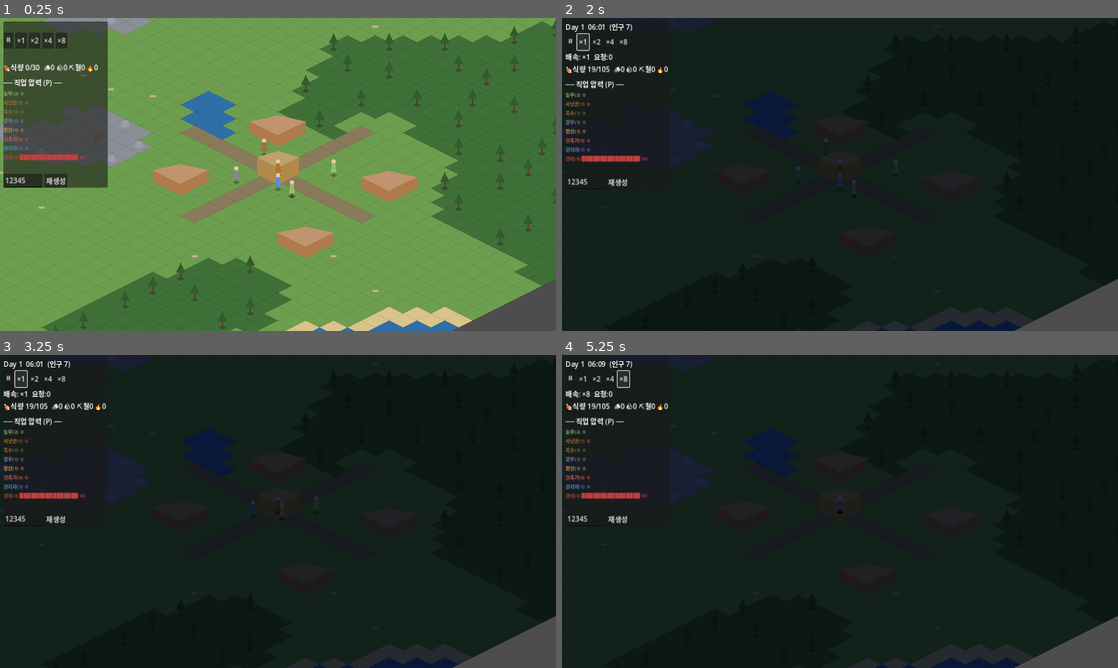
Above: before the commit, frames 1-4 (two rows, left to right).
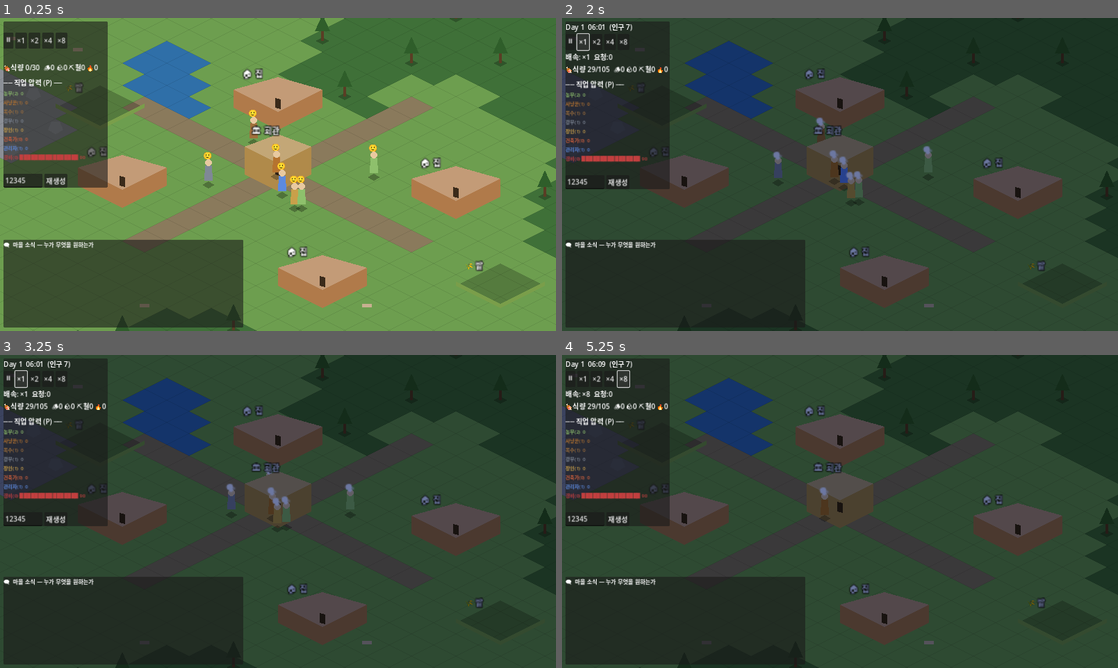
Above: after the commit, the same moments.

Repository: Qirick777/villages
Game: Godot game, scene res://world/main.tscn
Same seed, same stepped clock (60 frames per second), same inputs: the game is played once before the commit and once after it.
Inputs:
- Up to frame 1 (0.25 s): no input
- Up to frame 2 (2 s): click "⏸" at 0.5 s; click "×1" at 1.25 s
- Up to frame 3 (3.25 s): click "⏸" at 2 s; click "×1" at 2.75 s
- Up to frame 4 (5.25 s): click "×2" at 3.5 s; click "×4" at 4.25 s; click "×8" at 5 s

The runs differ from the first frame. In frame 1, 52% of the frame differs, in the area x 0-100%, y 0-100%; in frame 2, 75%; in frame 3, 75%; in frame 4, 75%.
Error after the commit: Invalid access to property or key 'regenerate_requested' on a base object of type 'Nil'. (res://world/main.gd:42)

Commit message:
Make the village feel alive: smooth movement, status, chat log, fixes
주요 개선:
- 이동을 0.5초 틱 → 매 프레임 보간(move_toward)으로 변경. 순간이동 제거,
  걷기 상하 흔들림·정지 시 호흡 애니메이션 추가.
- 겹침 방지: 주민마다 개인 오프셋(_jitter). 집회/휴식엔 기준점 주변을
  서성이며 무리를 형성(연출용 별도 RNG로 시뮬 결정론 보존).
- 주민 머리 위 상시 상태 아이콘(🌾🏹⛏🔨🍽💤🗣 등)으로 "지금 뭘 하는지" 표시.
- 필요 발생 시 생각 말풍선(💬도구/밭) 표시.
- HUD에 '마을 소식' 채팅 로그 추가: 누가 무엇을 요청/충족했는지, 임명·전직·
  출생·사망을 실시간 스크롤 표시.
- 건물 이름표(🏛회관/🏠집/🌾밭)·문·진행률(%)로 가시성 강화, 카메라 줌 인,
  밤을 덜 어둡게.
- 한글·이모지 렌더링: SystemFont를 ThemeDB 전역 폴백으로 지정(기본 내장
  폰트는 라틴 전용이라 □로 깨짐).

번식 미작동 근본 원인 수정:
- 초기 농부 2명에게 담당 밭이 없어 야생 채집(2FU)만 → 생산 11 vs 소비 21,
  하루 -10 적자로 식량 고갈·잉여 미형성이 원인이었음. 초기 밭 2구획을
  건설 완료 상태로 배치하고 농부에게 배정 → +흑자 전환. 시작 식량 40,
  커플 게이지 34/일로 조정해 인구 성장이 가시적으로 진행되게 함.

Co-Authored-By: Claude Opus 4.8 <noreply@anthropic.com>
Claude-Session: https://claude.ai/code/session_01XugdaEbMnMEntRSeiQrdoU

Diff:
--- a/autoload/game_clock.gd
+++ b/autoload/game_clock.gd
@@ -86,6 +86,9 @@
 func set_speed(s: int) -> void:
 	speed = clampi(s, 0, Speed.X8)
 
+func speed_mult() -> float:
+	return SPEED_MULT[speed]
+
 func time_string() -> String:
 	return "Day %d  %02d:%02d" % [day, minute / 60, minute % 60]
 
--- a/autoload/village.gd
+++ b/autoload/village.gd
@@ -53,6 +53,16 @@
 	var i := _next_villager_id
 	_next_villager_id += 1
 	return i
+
+func find(id: int):
+	for v in villagers:
+		if v.vid == id:
+			return v
+	return null
+
+func name_of(id: int) -> String:
+	var v = find(id)
+	return ("%s %s" % [v.family_name, v.vname]) if v else "누군가"
 
 # ── 인구 ────────────────────────────────────────────────
 func population() -> int:
--- a/data/defs.gd
+++ b/data/defs.gd
@@ -59,7 +59,7 @@
 # ─────────────────────────────────────────────────────────────
 const ADULT_FU_PER_DAY: float = 3.0
 const CHILD_FU_PER_DAY: float = 1.5
-const START_FOOD_FU: float = 30.0
+const START_FOOD_FU: float = 40.0
 const STORE_DAYS: int = 5                   # 비축 상한 = 인구×3×5
 const SPOILAGE_RATE: float = 0.10           # 자정 초과분 부패
 
@@ -139,9 +139,9 @@
 }
 
 # 번식 (§8.1)
-const COUPLE_GAUGE_PER_DAY: float = 25.0
+const COUPLE_GAUGE_PER_DAY: float = 34.0
 const PREGNANCY_DAYS: int = 2
-const REPRODUCE_COOLDOWN_DAYS: int = 6
+const REPRODUCE_COOLDOWN_DAYS: int = 5
 
 # 맨손 효율 (§0 원칙1)
 const BAREHAND_EFF: float = 0.25
--- a/sim/villager.gd
+++ b/sim/villager.gd
@@ -40,20 +40,32 @@
 # ── 이동 ──
 var cell: Vector2i = Vector2i.ZERO
 var _target_world: Vector2 = Vector2.ZERO
-var _move_speed: float = 80.0
+var _move_speed: float = 46.0
 var _work_cell: Vector2i = Vector2i.ZERO
 var _farm_requested: bool = false
+var _anchor_cell: Vector2i = Vector2i.ZERO   # 배회 기준점(회관/집/작업지)
+var _jitter: Vector2 = Vector2.ZERO          # 겹침 방지 개인 오프셋
+var _wander_t: float = 0.0
+var _anim_t: float = 0.0
+var _walking: bool = false
+var _action: StringName = &""                # 현재 행동(아이콘 표시)
+# 연출용 RNG — 렌더 틱에서 랜덤을 뽑아도 시뮬 결정론(RNGService)을 오염시키지 않음
+var _fx := RandomNumberGenerator.new()
 
 # ── 시각 ──
 var _body: Polygon2D
 var _shadow: Polygon2D
 var _bubble: Label
+var _status: Label
 
 const WORK_MINUTES := 570.0
 
 func _ready() -> void:
+	_fx.seed = vid * 2654435761
+	_jitter = Vector2(_fx.randf_range(-13, 13), _fx.randf_range(-7, 7))
+	_anchor_cell = cell
 	_build_visual()
-	position = Iso.cell_to_world(cell)
+	position = Iso.cell_to_world(cell) + _jitter
 	_target_world = position
 	GameClock.tick.connect(_on_tick)
 	GameClock.phase_changed.connect(_on_phase)
@@ -99,47 +111,78 @@
 func fu_need() -> float:
 	return Defs.fu_consumption(int(age_days))
 
-# ── 틱 (이동 + 작업) ──
+# ── 틱: 작업 생산만 (이동은 _process에서 프레임 보간) ──
 func _on_tick(_day: int, _minute: int) -> void:
-	_update_move()
 	var phase := GameClock.phase
 	if phase == &"WORK_AM" or phase == &"WORK_PM":
 		if is_worker():
 			_work_tick()
 
-func _update_move() -> void:
-	var to := _target_world - position
-	var d := to.length()
-	if d > 1.0:
-		var step: float = _move_speed * Defs.TICK_SECONDS
-		if step >= d:
-			position = _target_world
+# ── 프레임 보간 이동 + 배회 + 걷기 애니메이션 ──
+func _process(delta: float) -> void:
+	var mult := GameClock.speed_mult()
+	if mult <= 0.0:
+		return
+	_anim_t += delta
+	# 사교 시간(집회/휴식)엔 기준점 주변을 서성이며 무리 형성
+	if _is_social_phase():
+		_wander_t -= delta * mult
+		if _wander_t <= 0.0:
+			_wander_t = _fx.randf_range(0.9, 2.4)
+			var r := _fx.randf_range(6.0, 30.0)
+			var a := _fx.randf_range(0.0, TAU)
+			_target_world = Iso.cell_to_world(_anchor_cell) + Vector2(cos(a) * r, sin(a) * r * 0.55)
+			_set_action(&"🗣")
+
+	var mv := _move_speed * delta * clampf(mult, 1.0, 4.0)
+	var dist := position.distance_to(_target_world)
+	_walking = dist > 2.0
+	if _walking:
+		position = position.move_toward(_target_world, mv)
+		cell = Iso.world_to_cell(position)
+
+	# 걷기 상하 흔들림(살아있는 느낌) + 정지 시 미세 호흡
+	if _body:
+		if _walking:
+			_body.position.y = -abs(sin(_anim_t * 12.0)) * 2.2
 		else:
-			position += to / d * step
-		# Y-sort 갱신
-		var c := Iso.world_to_cell(position)
-		if c != cell:
-			cell = c
-	if _bubble and _bubble.visible:
-		_bubble.position = Vector2(-12, -46)
+			_body.position.y = sin(_anim_t * 2.0) * 0.6
 
 func _move_to(target_cell: Vector2i) -> void:
 	_work_cell = target_cell
-	_target_world = Iso.cell_to_world(target_cell)
+	_target_world = Iso.cell_to_world(target_cell) + _jitter
+
+func _is_social_phase() -> bool:
+	var p := GameClock.phase
+	return p == &"MEETING_AM" or p == &"MEETING_NOON" or p == &"REST"
 
 # ── 페이즈 전이 ──
 func _on_phase(phase: StringName) -> void:
 	match phase:
 		&"WAKE", &"MEETING_AM", &"MEETING_NOON":
+			_anchor_cell = Village.hall_cell
 			_move_to(Village.hall_cell)
 			if phase == &"MEETING_AM" or phase == &"MEETING_NOON":
+				_set_action(&"🍽")
 				_attend_meeting()
+			else:
+				_set_action(&"🚶")
 		&"WORK_AM", &"WORK_PM":
 			if is_worker():
 				_pick_work_site()
-		&"REST", &"SLEEP":
+			else:
+				# 아동·청소년은 회관 주변 배회
+				_anchor_cell = Village.hall_cell
+				_set_action(_stage_icon())
+		&"REST":
+			if home:
+				_anchor_cell = home.center()
+				_move_to(home.center())
+			_set_action(&"🗣")
+		&"SLEEP":
 			if home:
 				_move_to(home.center())
+			_set_action(&"💤")
 
 # ── 집회: 식량 납품 + 요청 수령 ──
 func _attend_meeting() -> void:
@@ -157,26 +200,33 @@
 
 # ── 작업지 선택 ──
 func _pick_work_site() -> void:
+	_set_action(_job_icon())
 	match job:
 		Defs.JOB_CARPENTER:
 			var t := MapGen.nearest_resource(cell, MapGen.Res.TREE)
-			_move_to(t if t.x >= 0 else Village.hall_cell)
+			_goto_work(t if t.x >= 0 else Village.hall_cell)
 		Defs.JOB_MINER:
-			var rtype := MapGen.Res.STONE
-			var m := MapGen.nearest_resource(cell, rtype)
-			_move_to(m if m.x >= 0 else Village.hall_cell)
+			var m := MapGen.nearest_resource(cell, MapGen.Res.STONE)
+			_goto_work(m if m.x >= 0 else Village.hall_cell)
 		Defs.JOB_HUNTER:
 			var a := MapGen.nearest_resource(cell, MapGen.Res.ANIMAL)
-			_move_to(a if a.x >= 0 else Village.hall_cell)
+			_goto_work(a if a.x >= 0 else Village.hall_cell)
 		Defs.JOB_FARMER:
 			var farm = Village.farm_for(vid)
 			if farm:
-				_move_to(farm.center())
+				_goto_work(farm.center())
 			else:
 				_ensure_farm_request()
-				_move_to(Village.hall_cell)
+				_goto_work(Village.hall_cell)
+		Defs.JOB_BUILDER:
+			var site = _find_build_site()
+			_goto_work(site.center() if site else Village.hall_cell)
 		_:
-			_move_to(Village.hall_cell)
+			_goto_work(Village.hall_cell)
+
+func _goto_work(target_cell: Vector2i) -> void:
+	_anchor_cell = target_cell
+	_move_to(target_cell)
 
 # ── 작업 틱: 직업별 생산 ──
 func _work_tick() -> void:
@@ -234,6 +284,7 @@
 	var chain_req = RequestBroker.post(tool, 1, vid, Defs.JOB_ARTISAN, pri)
 	# 재료 조달 체인 파생
 	RequestBroker.request_tool_materials(tool, vid, chain_req.chain_id)
+	_show_bubble(tool)
 	if not broken:
 		_preventive_posted = true
 
@@ -359,6 +410,7 @@
 		return
 	RequestBroker.post(&"밭건설", 1, vid, Defs.JOB_BUILDER, Defs.BONUS_FARMER_NOFIELD,
 		0, {"kind": "FARM"})
+	_show_bubble(&"밭 필요")
 	_farm_requested = true
 
 # ── 일일 갱신 (자정) — 코디네이터가 호출 ──
@@ -407,12 +459,21 @@
 	head.color = Color("#e8c9a0")
 	add_child(head)
 
+	# 상시 상태 아이콘 (머리 위) — "뭘 하는지" 표시
+	_status = Label.new()
+	_status.add_theme_font_size_override("font_size", 13)
+	_status.position = Vector2(-8, -46)
+	add_child(_status)
+
+	# 요청/대사 말풍선 (임시)
 	_bubble = Label.new()
-	_bubble.add_theme_font_size_override("font_size", 10)
-	_bubble.position = Vector2(-12, -46)
+	_bubble.add_theme_font_size_override("font_size", 11)
+	_bubble.add_theme_color_override("font_color", Color("#fff2c0"))
+	_bubble.position = Vector2(-10, -62)
 	_bubble.visible = false
 	add_child(_bubble)
 	_apply_scale()
+	_set_action(_stage_icon())
 
 func _apply_scale() -> void:
 	var s: float = Defs.SPRITE_SCALE.get(life_stage(), 1.0)
@@ -430,10 +491,32 @@
 		return
 	_bubble.text = "💬%s" % item
 	_bubble.visible = true
-	get_tree().create_timer(1.2).timeout.connect(func():
+	get_tree().create_timer(1.6).timeout.connect(func():
 		if is_instance_valid(_bubble):
 			_bubble.visible = false)
 
-func _process(_delta: float) -> void:
-	# Y-sort: z 기반 정렬은 부모 y_sort_enabled로 처리, 여기선 스케일만 주기 갱신
-	pass
+func _set_action(icon: StringName) -> void:
+	_action = icon
+	if _status:
+		_status.text = icon
+
+## 직업별 작업 아이콘
+func _job_icon() -> StringName:
+	match job:
+		Defs.JOB_FARMER: return &"🌾"
+		Defs.JOB_HUNTER: return &"🏹"
+		Defs.JOB_CARPENTER: return &"🪓"
+		Defs.JOB_MINER: return &"⛏"
+		Defs.JOB_ARTISAN: return &"🛠"
+		Defs.JOB_BUILDER: return &"🔨"
+		Defs.JOB_MANAGER: return &"📦"
+		Defs.JOB_GUARD: return &"🛡"
+		_: return &"🚶"
+
+## 생애 단계 아이콘 (비노동 연령)
+func _stage_icon() -> StringName:
+	match life_stage():
+		&"infant": return &"👶"
+		&"child": return &"🧒"
+		&"teen": return &"🧑"
+		_: return &"🙂"
--- a/ui/hud.gd
+++ b/ui/hud.gd
@@ -11,11 +11,21 @@
 var _seed_edit: LineEdit
 var _speed_label: Label
 
+var _log_rich: RichTextLabel
+var _log_lines: Array = []
+
 func _ready() -> void:
 	_build()
+	_build_log()
 	GameClock.minute_changed.connect(_on_minute)
 	Village.stock_changed.connect(_refresh_stock)
 	PressureBoard.pressure_updated.connect(_refresh_pressure)
+	RequestBroker.request_posted.connect(_on_req_posted)
+	RequestBroker.request_fulfilled.connect(_on_req_fulfilled)
+	PressureBoard.villager_appointed.connect(_on_appointed)
+	PressureBoard.villager_reassigned.connect(_on_reassigned)
+	Village.villager_born.connect(_on_born)
+	Village.villager_died.connect(_on_died)
 
 func _build() -> void:
 	var panel := PanelContainer.new()
@@ -69,6 +79,64 @@
 
 	_refresh_stock()
 
+# ── 요청/사건 로그 (채팅창) ──
+func _build_log() -> void:
+	var panel := PanelContainer.new()
+	add_child(panel)
+	panel.anchor_left = 0.0
+	panel.anchor_right = 0.0
+	panel.anchor_top = 1.0
+	panel.anchor_bottom = 1.0
+	panel.offset_left = 8
+	panel.offset_right = 560
+	panel.offset_top = -210
+	panel.offset_bottom = -8
+	var vb := VBoxContainer.new()
+	panel.add_child(vb)
+	var title := Label.new()
+	title.text = "🗨  마을 소식 — 누가 무엇을 원하는가"
+	title.add_theme_font_size_override("font_size", 13)
+	vb.add_child(title)
+	_log_rich = RichTextLabel.new()
+	_log_rich.bbcode_enabled = true
+	_log_rich.scroll_following = true
+	_log_rich.custom_minimum_size = Vector2(544, 168)
+	_log_rich.add_theme_font_size_override("normal_font_size", 12)
+	vb.add_child(_log_rich)
+
+func _log(line: String) -> void:
+	if not _log_rich:
+		return
+	_log_lines.append("[color=#777]D%d[/color] %s" % [GameClock.day, line])
+	if _log_lines.size() > 60:
+		_log_lines = _log_lines.slice(_log_lines.size() - 60)
+	_log_rich.text = "\n".join(_log_lines)
+
+func _on_req_posted(req) -> void:
+	if req.requester_id < 0:
+		return  # 마을·파생 요청(자재/도로)은 로그 생략
+	var who := Village.name_of(req.requester_id)
+	var q := (" x%d" % req.qty) if req.qty > 1 else ""
+	_log("[color=#9fd0ff]🗣 %s[/color]: \"%s%s 필요해요\" [color=#888](→%s)[/color]" % [
+		who, req.item, q, req.provider_job])
+
+func _on_req_fulfilled(req) -> void:
+	if req.item in [&"나무", &"돌", &"철", &"석탄", &"도로"]:
+		return  # 자재 스팸 방지
+	_log("[color=#a8e6a0]✅ %s 완료[/color]" % req.item)
+
+func _on_appointed(v, job: StringName) -> void:
+	_log("[color=#ffd27a]🎓 %s → %s 임명[/color]" % [Village.name_of(v.vid), job])
+
+func _on_reassigned(v, from_job: StringName, to_job: StringName) -> void:
+	_log("[color=#ffb27a]🔄 %s: %s→%s 전직[/color]" % [Village.name_of(v.vid), from_job, to_job])
+
+func _on_born(v) -> void:
+	_log("[color=#ff9ecb]👶 새 생명 %s 태어남[/color]" % Village.name_of(v.vid))
+
+func _on_died(v) -> void:
+	_log("[color=#bbbbbb]⚰ %s 별세[/color]" % (v.family_name + " " + v.vname))
+
 func _on_minute(_day: int, _minute: int) -> void:
 	_time_label.text = GameClock.time_string() + "  (인구 %d)" % Village.population()
 	_speed_label.text = "배속: ×%s  요청:%d" % [
--- a/world/entity_view.gd
+++ b/world/entity_view.gd
@@ -96,6 +96,34 @@
 		var roof := Polygon2D.new()
 		roof.polygon = PackedVector2Array([
 			Vector2(-footprint*0.5,-h), Vector2(0,footprint*0.25-h),
-			Vector2(footprint*0.5,-h), Vector2(0,-h-14)])
-		roof.color = col.lightened(0.2)
+			Vector2(footprint*0.5,-h), Vector2(0,-h-18)])
+		roof.color = col.lightened(0.25)
 		add_child(roof)
+		# 문 (정면)
+		var door := Polygon2D.new()
+		door.polygon = PackedVector2Array([
+			Vector2(-4, 0), Vector2(4, 2), Vector2(4, -12), Vector2(-4, -14)])
+		door.color = Color("#3a2a1a")
+		add_child(door)
+
+	# 이름표
+	var label := Label.new()
+	label.text = _building_name(b)
+	label.add_theme_font_size_override("font_size", 12)
+	label.add_theme_color_override("font_color", Color.WHITE)
+	label.add_theme_color_override("font_outline_color", Color(0, 0, 0, 0.9))
+	label.add_theme_constant_override("outline_size", 4)
+	label.position = Vector2(-footprint * 0.4, -h - 34)
+	add_child(label)
+
+func _building_name(b) -> String:
+	if kind == Kind.HALL:
+		return "🏛 회관"
+	if kind == Kind.FARM:
+		var crop := "🌾 밭"
+		if not b.built:
+			crop = "🚧 밭 %d%%" % int(b.progress() * 100)
+		return crop
+	if not b.built:
+		return "🚧 집 %d%%" % int(b.progress() * 100)
+	return "🏠 집"
--- a/world/main.gd
+++ b/world/main.gd
@@ -21,8 +21,20 @@
 var _house_shortage_posted := false
 
 func _ready() -> void:
+	_setup_font()
 	_build_scene_nodes()
 	start_game(RNGService.seed_value)
+
+## 한글·이모지 렌더링 보장: OS 시스템 폰트를 엔진 전역 폴백으로 지정.
+## (Godot 기본 내장 폰트는 라틴 전용이라 한글이 □로 깨진다)
+func _setup_font() -> void:
+	var f := SystemFont.new()
+	f.font_names = PackedStringArray([
+		"Malgun Gothic", "Apple SD Gothic Neo", "Noto Sans CJK KR",
+		"Noto Sans KR", "NanumGothic", "Segoe UI", "sans-serif"])
+	f.allow_system_fallback = true
+	ThemeDB.fallback_font = f
+	ThemeDB.fallback_font_size = 14
 	GameClock.phase_changed.connect(_on_phase)
 	GameClock.hour_changed.connect(_on_hour)
 	GameClock.day_changed.connect(_on_day_end)
@@ -70,6 +82,7 @@
 	_spawn_initial_villagers()
 
 	_cam.position = Iso.cell_to_world(Village.hall_cell)
+	_cam.zoom = Vector2(1.6, 1.6)
 	GameClock.day = 1
 	GameClock.minute = Defs.T_WAKE
 	GameClock.set_speed(GameClock.Speed.X1)
@@ -107,6 +120,15 @@
 		b.road_connected = true
 		_add_building(b)
 		_mark_occupied(b)
+
+	# 초기 밭 2구획 (농부 2명 담당) — 없으면 식량 적자로 마을 붕괴 (§10)
+	var farm_offsets := [Vector2i(8, -2), Vector2i(-9, -1)]
+	for off in farm_offsets:
+		var fp := Prefabs.farms()[0]
+		var fb := Building.from_prefab(fp, hc + off)
+		fb.built = true
+		_add_building(fb)
+		_mark_occupied(fb)
 
 # ── 초기 주민 7인 (§10) ──
 func _spawn_initial_villagers() -> void:
@@ -125,6 +147,11 @@
 		if tool != &"":
 			v.tool_item = tool
 			v.tool_dur = Defs.TOOLS[tool]["durability"]
+		# 농부는 초기 밭 배정 (식량 흑자 확보)
+		if roster[i] == Defs.JOB_FARMER:
+			var farm = Village.unassigned_farm()
+			if farm:
+				farm.assigned_to = v.vid
 		# 주택 배정
 		var home = houses[i % houses.size()]
 		v.home = home
@@ -203,20 +230,21 @@
 
 func _update_daynight() -> void:
 	var f := GameClock.day_fraction()
-	# 06→새벽, 12→낮, 18→노을, 22→밤
+	# 06→새벽, 12→낮, 18→노을, 22→밤 (밤도 가시성 위해 너무 어둡지 않게)
+	var night := Color("#6b76a0")
 	var col: Color
 	if f < 0.25:
-		col = Color("#2a3555")
+		col = night
 	elif f < 0.30:
-		col = Color("#2a3555").lerp(Color("#9fb8d8"), (f - 0.25) / 0.05)
+		col = night.lerp(Color("#b8cbe4"), (f - 0.25) / 0.05)
 	elif f < 0.5:
-		col = Color("#9fb8d8").lerp(Color("#ffffff"), (f - 0.30) / 0.20)
+		col = Color("#b8cbe4").lerp(Color("#ffffff"), (f - 0.30) / 0.20)
 	elif f < 0.75:
-		col = Color("#ffffff").lerp(Color("#ffb27a"), (f - 0.5) / 0.25)
+		col = Color("#ffffff").lerp(Color("#ffc79a"), (f - 0.5) / 0.25)
 	elif f < 0.92:
-		col = Color("#ffb27a").lerp(Color("#2a3555"), (f - 0.75) / 0.17)
+		col = Color("#ffc79a").lerp(night, (f - 0.75) / 0.17)
 	else:
-		col = Color("#2a3555")
+		col = night
 	_modulate.color = col
 
 func _haul_materials() -> void:
